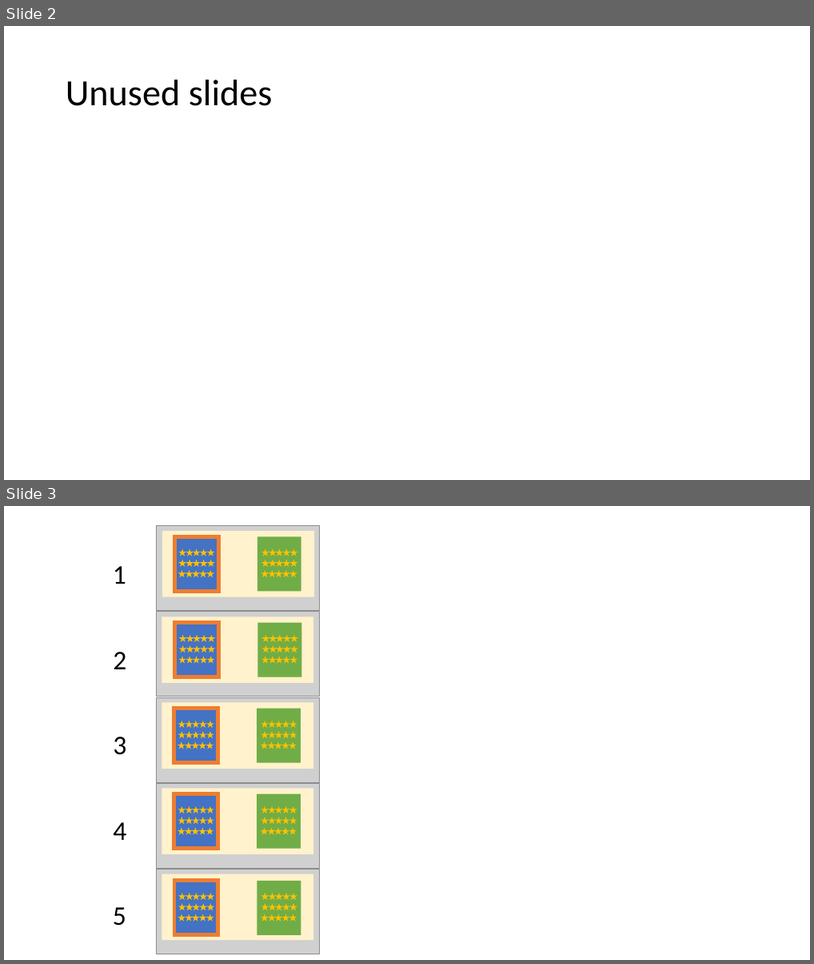
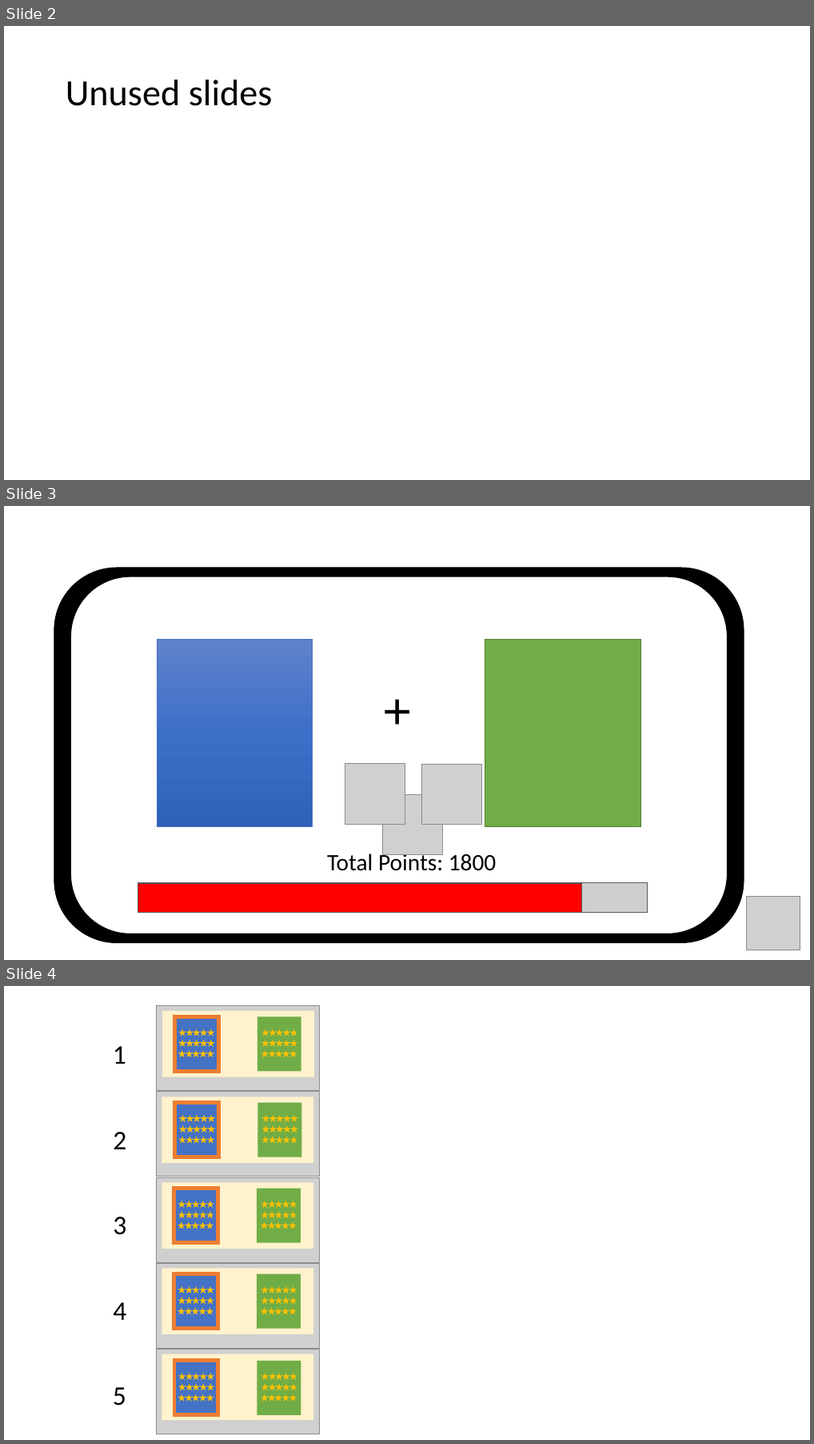
Before and after one commit to LillianXu2019/LUX-RL, a slide deck: images/instructions/cut_off_slides_inst.pptx. Shown one above the other, each under a label of ours: slides 2 and 3 before the commit, slides 2, 3 and 4 after it. The pictures are 814x964 and 814x1444 pixels, drawn with LibreOffice and Linux fonts; fonts in the diff are those of the drawing; grey boxes stand for pictures. Boxes give left, top, right and bottom in pixels: in the first picture for what was removed or moved away, otherwise in the second. Text is boxed around its words. In the diff, an @@ line names an element or a change of style, - is before the commit and + after.

```diff
--- a/images/instructions/cut_off_slides_inst.pptx
+++ b/images/instructions/cut_off_slides_inst.pptx
@@ slide 3 added at <box>4,506,810,960</box>, background #FFFFFF @@
@@ rounded rectangle added at <box>54,568,744,943</box>, fill #000000, outline #000000 1 pt @@
@@ rounded rectangle added at <box>70,576,727,934</box>, fill #FFFFFF, outline #000000 1 pt @@
@@ rectangle added at <box>157,639,313,827</box>, fill gradient #6183CB to #3E70CA to #3062BB, outline #4472C4 0.5 pt @@
@@ rectangle added at <box>486,639,642,827</box>, fill #70AD47, outline #538035 1 pt @@
@@ text added at <box>377,676,422,743</box>, 60 pt, text #000000 @@
++
@@ picture added at <box>345,763,406,824</box> @@
@@ picture added at <box>422,764,482,824</box> @@
@@ picture added at <box>382,794,443,855</box> @@
@@ text added at <box>327,851,497,871</box>, 28 pt, text #000000 @@
+Total Points: 1800
@@ rectangle added at <box>138,883,648,912</box>, fill #D0CECE, outline #595959 0.5 pt @@
@@ rectangle added at <box>138,883,582,912</box>, fill #FF0000, outline #595959 0.5 pt @@
@@ picture added at <box>747,896,801,949</box> @@
@@ what was slide 3 is now slide 4 @@
```
Also in this commit, not shown: 6 other files.
